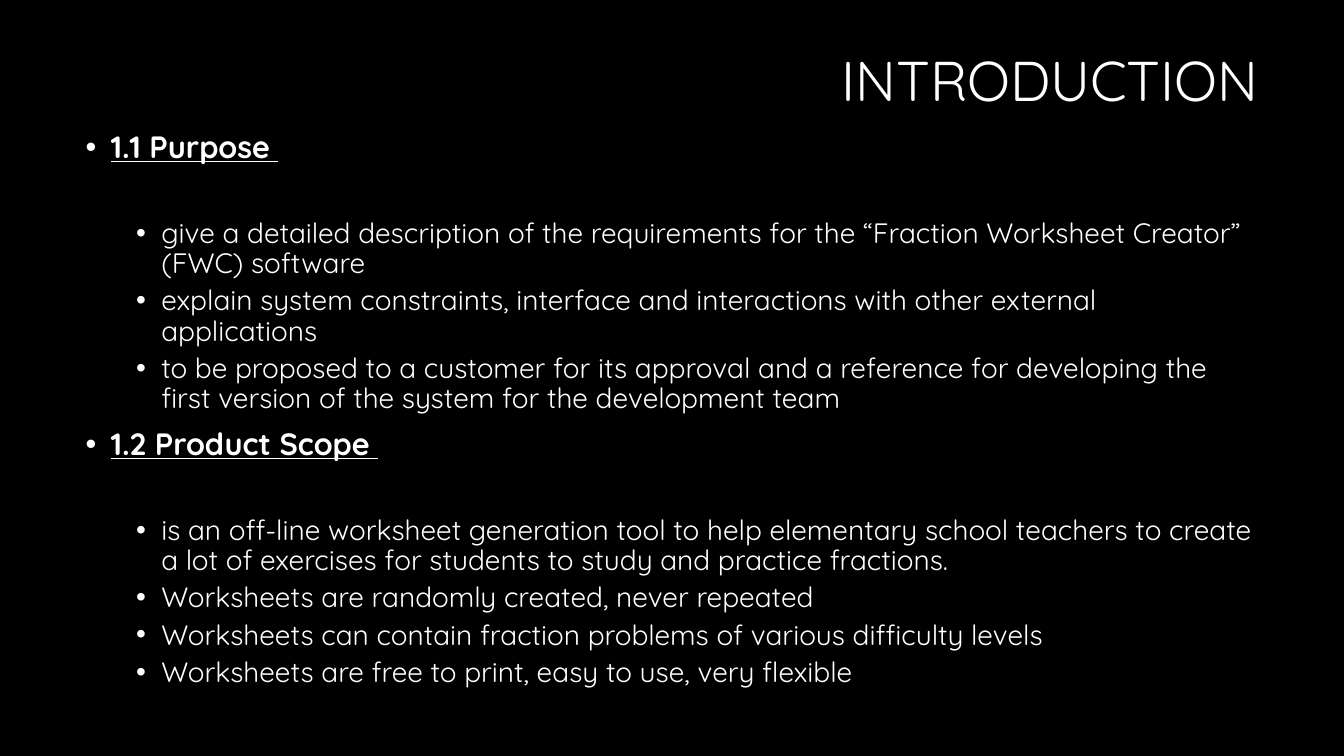
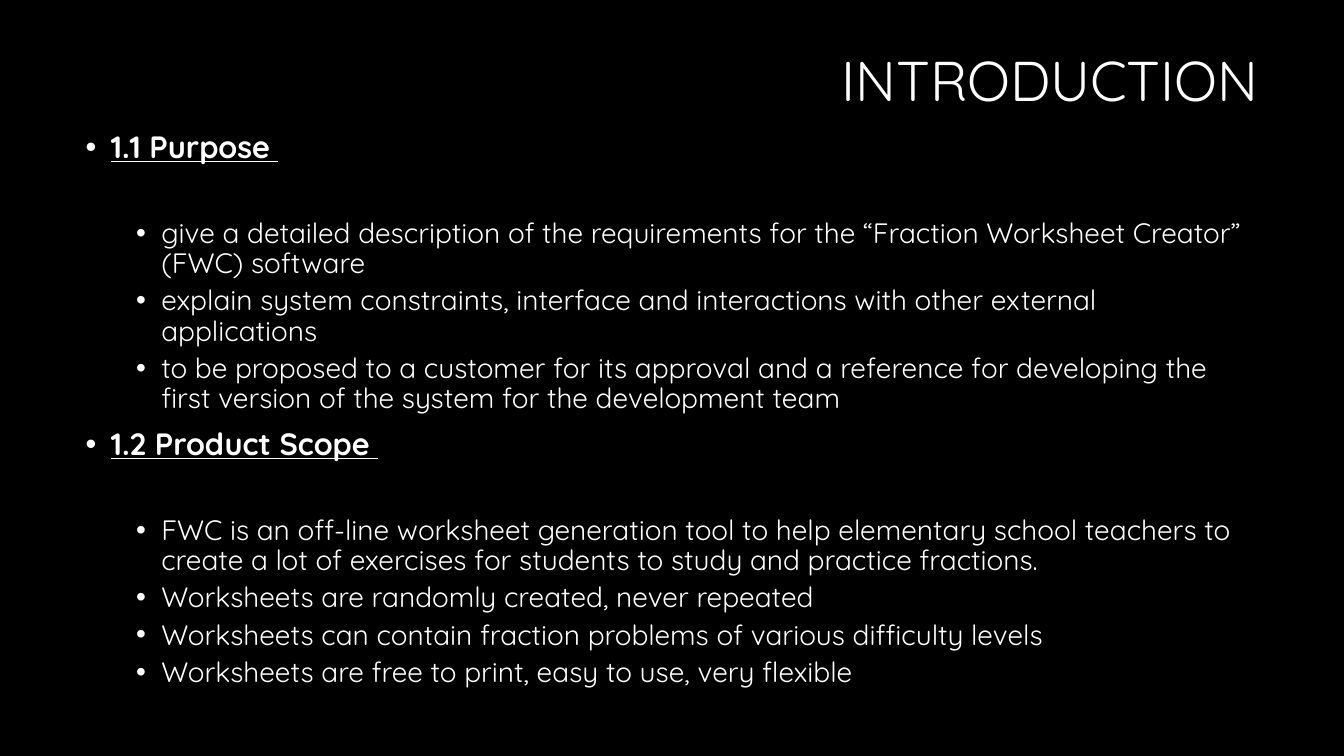
Before and after one commit to sarahakk/fraction-worksheet-creator, a slide deck: slide 2 of Presentation Elementary Engineers .pptx. Drawn at 1344x756 pixels with LibreOffice and Linux fonts; fonts in the diff are those of the drawing; background and template pictures are left out. Boxes give left, top, right and bottom in pixels: in the first picture for what was removed or moved away, otherwise in the second. Text is boxed around its words. In the diff, an @@ line names an element or a change of style, - is before the commit and + after.

Commit message:
Formatting changes

```diff
--- a/Presentation Elementary Engineers .pptx
+++ b/Presentation Elementary Engineers .pptx
@@ text at (161,519,1230,576): text changed @@
-  • is an off-line worksheet generation tool to help elementary school teachers to create a lot of exercises for students to study and practice fractions.
+  • FWC is an off-line worksheet generation tool to help elementary school teachers to create a lot of exercises for students to study and practice fractions.
```
